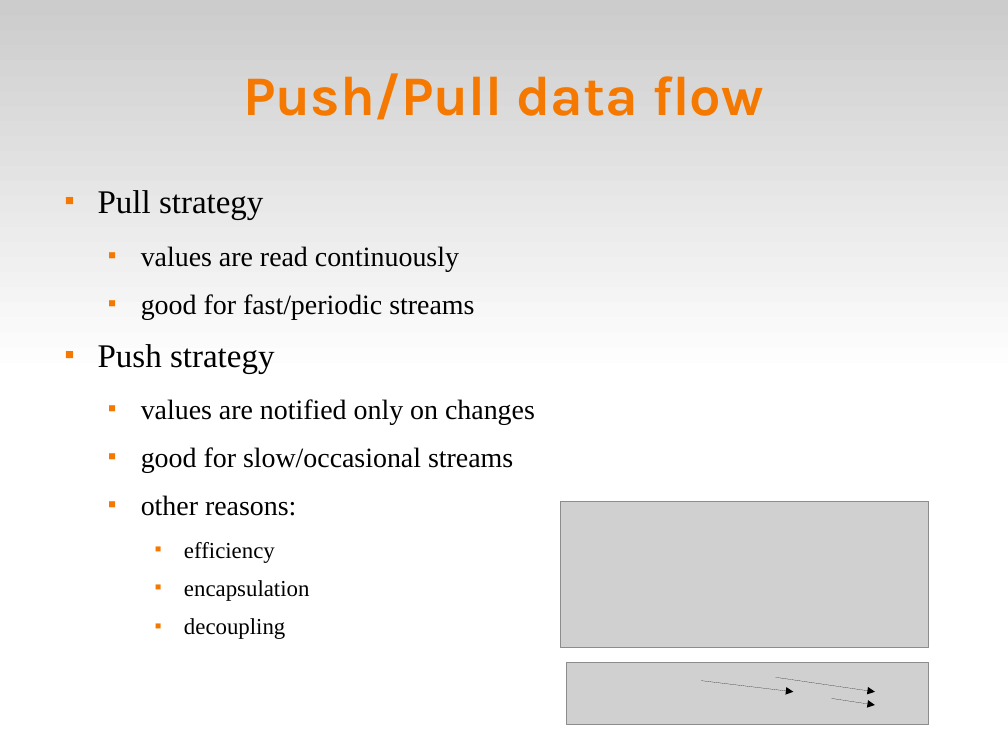
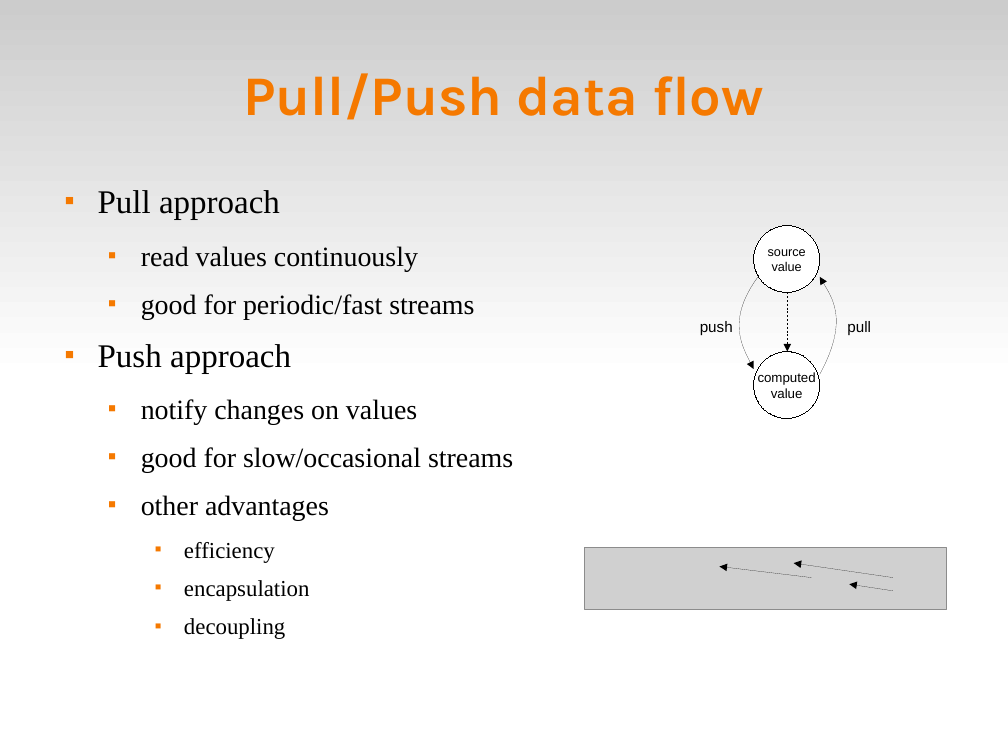
Before and after one commit to fsantanna-no/ceu-docs, a slide deck: slide 110 of ceu_curryon-expanded.odp (slide 109 before the commit). Drawn at 1008x756 pixels with LibreOffice and Linux fonts; fonts in the diff are those of the drawing; grey boxes stand for pictures. Boxes give left, top, right and bottom in pixels: in the first picture for what was removed or moved away, otherwise in the second. Text is boxed around its words. In the diff, an @@ line names an element or a change of style, - is before the commit and + after.

```diff
--- a/ceu_curryon-expanded.odp
+++ b/ceu_curryon-expanded.odp
@@ title at [243,73,763,120]: text changed @@
-Push/Pull data flow
+Pull/Push data flow
@@ text at [98,190,474,425]: text changed @@
-■ Pull strategy
-  ■ values are read continuously
-  ■ good for fast/periodic streams
-■ Push strategy
-  ■ values are notified only on changes
+■ Pull approach
+  ■ read values continuously
+  ■ good for periodic/fast streams
+■ Push approach
+  ■ notify changes on values
@@ ellipse added at [754,226,820,293], fill #FFFFFF, outline #000000 0 pt, 10 pt, text #000000 @@
+source
+value
@@ freeform shape added at [743,277,758,369], outline #000000 0 pt @@
@@ arrow added from (788, 293) to (788, 351), #000000 0 pt @@
@@ freeform shape added at [820,277,834,375], outline #000000 0 pt @@
@@ text added at [700,321,733,335], 12 pt, text #000000 @@
+push
@@ text added at [847,321,871,335], 12 pt, text #000000 @@
+pull
@@ ellipse added at [754,351,820,418], fill #FFFFFF, outline #000000 0 pt, 10.5 pt, text #000000 @@
+computed
+value
@@ text at [141,495,329,521]: text changed @@
-  ■ other reasons:
+  ■ other advantages
@@ picture: place and size @@
-picture at [561,501,929,648]
+picture at [585,548,948,610]
@@ 3 arrows: place and size @@
-3 arrows at [702,678,875,705]
+3 arrows at [720,563,894,591]
@@ arrow (811, 578) - (720, 566): arrowheads changed @@
@@ arrow (894, 578) - (794, 563): arrowheads changed @@
@@ arrow (894, 591) - (850, 584): arrowheads changed @@
@@ picture removed at [567,663,929,725] @@
```
Also in this commit, not shown: 7 other slides changed, 18 slides added, 17 slides removed, 2 other files.
